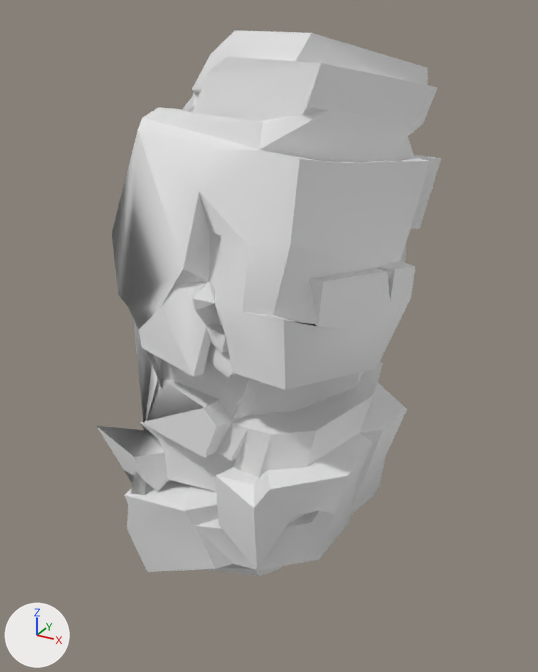
Two versions of the OBJ model src/main/resources/assets/kn8/meshes/suit/mk1_reinforced/left_arm.obj, one commit apart.
The view is the same before and after, from a 50 mm camera at (0.574, -0.962, 0.779) aimed at (0.038, 0.014, 0.291). The axes (+X, +Y, +Z) are drawn at lower left. The lights are the same throughout. The first picture is the older version. Where no turn or scale is listed for an object, it has been applied to the vertices. Vertices at exactly the same position are counted once.

Names of what the first picture shows: 'left_arm'.
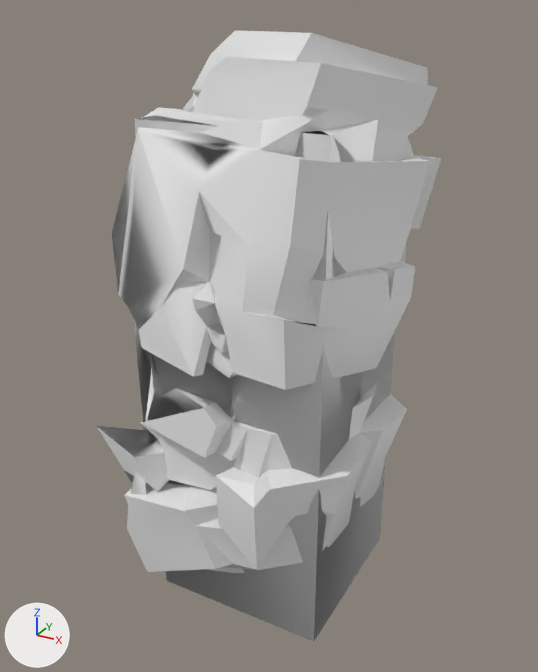
What differs and where, as boxes (x1, y1, x2, y2) in the pictures (538 x 672 px):
'left_arm', reshaped (12% taller): before (97, 30, 442, 576); after (97, 30, 442, 641)
part 1 of me_left_arm, added: after (134, 110, 409, 641)

The change in detail:
me_left_arm is used by ob_left_arm; location (0.0, 0.0, 0.0).
me_left_arm had 392 vertices, 782 faces and spanned x -0.17..0.263, y -0.22..0.269, z -0.101..0.751.
me_left_arm now has 400 vertices, 794 faces and spans x -0.17..0.263, y -0.22..0.269, z -0.144..0.751.
me_left_arm part 1: a new loose piece, a box spanning x -0.081..0.206, y -0.144..0.144, z -0.144..0.644.
Other edits to the shape of me_left_arm do not show in these pictures.
